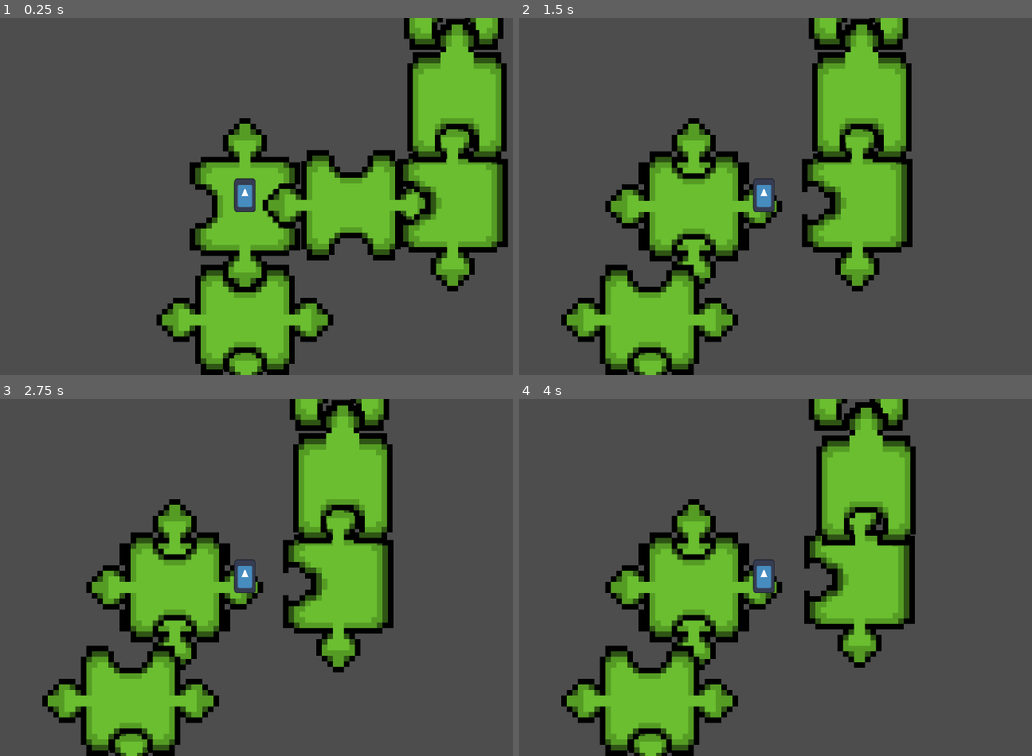
Above: before the commit, frames 1-4 (two rows, left to right).
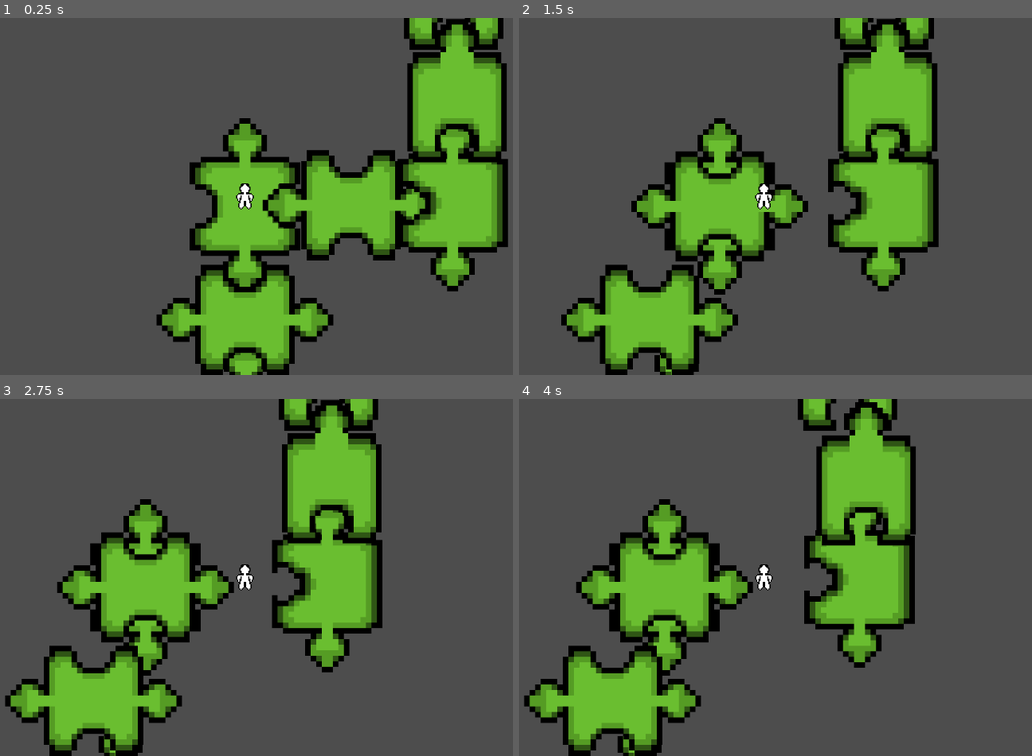
Above: after the commit, the same moments.

Repository: TomasMirandaEros/Juego-Jam
Game: Godot game, scene res://Nivel.tscn
The game is run twice, just before and just after one commit, with the same random seed, the same clock (stepped at 60 frames per second) and the same inputs. The engine's default icon, where the game draws it, is replaced by a stand-in: a white triangle on a blue panel in a dark square.
Inputs (mouse positions are in pixels of both pictures, inside the frame that each line leads up to):
- Up to frame 1 (0.25 s): no input
- Up to frame 2 (1.5 s): tap Enter at 0.5 s; move the mouse to (765, 207) at 0.52 s; hold Right (ui_right) 0.53-1.28 s; click (765, 207) at 0.67 s; move the mouse to (647, 321) at 1.27 s; hold Down (ui_down) from 1.28 s (still down); click (647, 321) at 1.42 s
- Up to frame 3 (2.75 s): tap Space at 2 s; move the mouse to (174, 588) at 2.02 s; release Down (ui_down) at 2.03 s; hold Right (ui_right) from 2.03 s (still down); click (174, 588) at 2.17 s
- Up to frame 4 (4 s): tap Enter at 2.75 s; move the mouse to (857, 584) at 2.77 s; release Right (ui_right) at 2.78 s; hold Up (ui_up) 2.78-3.53 s; click (857, 584) at 2.92 s; tap Space at 3.5 s; move the mouse to (862, 488) at 3.52 s; hold Left (ui_left) from 3.53 s (still down); click (862, 488) at 3.67 s

The runs differ from the first frame. In frame 1, 0.4% of the frame differs, in the area x 45-50%, y 44-55%; in frame 2, 22%; in frame 3, 25%, in the area x 0-77%, y 0-100%; in frame 4, 17%.

Commit message:
0.8

Diff:
--- /dev/null
+++ b/Escenas/Pensamientos/PensamientoPieza 1_B .tscn
@@ -0,0 +1,50 @@
+[gd_scene load_steps=5 format=3 uid="uid://dk37evnwulvyx"]
+
+[ext_resource type="Texture2D" uid="uid://bse28ml4kj6ia" path="res://sprites fichas/ficha 1_B.png" id="1_gb4hk"]
+[ext_resource type="Texture2D" uid="uid://c0dbn6irdbw0p" path="res://sprites fichas/Circulo-1.png" id="2_ywljq"]
+[ext_resource type="Texture2D" uid="uid://cctorr66rhl51" path="res://sprites fichas/Circulo-2.png" id="3_ip5cx"]
+[ext_resource type="Texture2D" uid="uid://boltgjlkyuccr" path="res://sprites fichas/Flor.png" id="4_bkrxg"]
+
+[node name="Control" type="Control"]
+texture_filter = 1
+layout_mode = 3
+anchors_preset = 15
+anchor_right = 1.0
+anchor_bottom = 1.0
+grow_horizontal = 2
+grow_vertical = 2
+
+[node name="TextureRect" type="TextureRect" parent="."]
+modulate = Color(1, 1, 1, 0.505882)
+layout_mode = 0
+offset_left = 109.0
+offset_top = -19.0
+offset_right = 199.0
+offset_bottom = 71.0
+rotation = 1.5708
+texture = ExtResource("1_gb4hk")
+
+[node name="TextureRect2" type="TextureRect" parent="TextureRect"]
+layout_mode = 0
+offset_left = 63.0
+offset_top = 49.0
+offset_right = 103.0
+offset_bottom = 89.0
+texture = ExtResource("2_ywljq")
+
+[node name="TextureRect3" type="TextureRect" parent="TextureRect/TextureRect2"]
+layout_mode = 0
+offset_left = 17.0
+offset_top = -15.0
+offset_right = 57.0
+offset_bottom = 25.0
+texture = ExtResource("3_ip5cx")
+
+[node name="TextureRect" type="TextureRect" parent="TextureRect"]
+layout_mode = 0
+offset_left = 31.0
+offset_top = 62.0
+offset_right = 63.0
+offset_bottom = 94.0
+rotation = -1.5708
+texture = ExtResource("4_bkrxg")
--- a/Escenas/character_body_2d.tscn
+++ b/Escenas/character_body_2d.tscn
@@ -1,20 +1,22 @@
 [gd_scene load_steps=4 format=3 uid="uid://c3x8wjay2v1tm"]
 
 [ext_resource type="Script" path="res://Escenas/character_body_2d.gd" id="1_ekjnj"]
-[ext_resource type="Texture2D" uid="uid://iffbqgghwnin" path="res://Escenas/icon.svg" id="2_cs32j"]
+[ext_resource type="Texture2D" uid="uid://vfdm5k34bf1x" path="res://sprites fichas/PJ-1.png" id="2_l5wao"]
 
 [sub_resource type="CapsuleShape2D" id="CapsuleShape2D_b77hp"]
+radius = 5.0
+height = 10.0
 
 [node name="CharacterBody2D" type="CharacterBody2D"]
 script = ExtResource("1_ekjnj")
 
 [node name="CollisionShape2D" type="CollisionShape2D" parent="."]
+position = Vector2(0, 8)
 shape = SubResource("CapsuleShape2D_b77hp")
 
 [node name="Sprite2D" type="Sprite2D" parent="."]
 position = Vector2(0, -1)
-scale = Vector2(0.152344, 0.238281)
-texture = ExtResource("2_cs32j")
+texture = ExtResource("2_l5wao")
 
 [node name="Camera2D" type="Camera2D" parent="."]
 zoom = Vector2(2, 2)
--- a/Escenas/pieza_1.tscn
+++ b/Escenas/pieza_1.tscn
@@ -1,6 +1,6 @@
 [gd_scene load_steps=3 format=3 uid="uid://be0815nct7g1n"]
 
-[ext_resource type="Script" path="res://Escenas/pieza.gd" id="1_hp3bq"]
+[ext_resource type="Script" path="res://sprites fichas/pieza.gd" id="1_hp3bq"]
 [ext_resource type="Texture2D" uid="uid://bjn46me1qlfmc" path="res://sprites fichas/ficha1.png" id="1_vhyjg"]
 
 [node name="Pieza Padre" type="Node2D" groups=["GrupoDePiezas"]]
--- a/Escenas/pieza_2.tscn
+++ b/Escenas/pieza_2.tscn
@@ -1,6 +1,6 @@
 [gd_scene load_steps=3 format=3 uid="uid://cu83tbuwxf65s"]
 
-[ext_resource type="Script" path="res://Escenas/pieza.gd" id="1_3qlyb"]
+[ext_resource type="Script" path="res://sprites fichas/pieza.gd" id="1_3qlyb"]
 [ext_resource type="Texture2D" uid="uid://ctepsuyf7s7re" path="res://sprites fichas/ficha 2.png" id="2_iuue8"]
 
 [node name="Pieza Padre" type="Node2D" groups=["GrupoDePiezas"]]
--- a/Escenas/pieza_3.tscn
+++ b/Escenas/pieza_3.tscn
@@ -1,6 +1,6 @@
 [gd_scene load_steps=3 format=3 uid="uid://hciydides53d"]
 
-[ext_resource type="Script" path="res://Escenas/pieza.gd" id="1_no2h3"]
+[ext_resource type="Script" path="res://sprites fichas/pieza.gd" id="1_no2h3"]
 [ext_resource type="Texture2D" uid="uid://bi0ynvu3ehlbp" path="res://sprites fichas/ficha3.png" id="2_ivj3v"]
 
 [node name="Pieza Padre" type="Node2D" groups=["GrupoDePiezas"]]
--- a/Escenas/pieza_4.tscn
+++ b/Escenas/pieza_4.tscn
@@ -1,6 +1,6 @@
 [gd_scene load_steps=3 format=3 uid="uid://b12cggxbgefv3"]
 
-[ext_resource type="Script" path="res://Escenas/pieza.gd" id="1_pvtu8"]
+[ext_resource type="Script" path="res://sprites fichas/pieza.gd" id="1_pvtu8"]
 [ext_resource type="Texture2D" uid="uid://y1nglmc4u1om" path="res://sprites fichas/ficha4.png" id="2_cjrgj"]
 
 [node name="Pieza Padre" type="Node2D" groups=["GrupoDePiezas"]]
--- a/Escenas/pieza_5.tscn
+++ b/Escenas/pieza_5.tscn
@@ -1,6 +1,6 @@
 [gd_scene load_steps=3 format=3 uid="uid://dmjgrj6s4mwpx"]
 
-[ext_resource type="Script" path="res://Escenas/pieza.gd" id="1_6n14n"]
+[ext_resource type="Script" path="res://sprites fichas/pieza.gd" id="1_6n14n"]
 [ext_resource type="Texture2D" uid="uid://fbn0toktwjpk" path="res://sprites fichas/pieza 5.png" id="2_dpovv"]
 
 [node name="Pieza Padre" type="Node2D" groups=["GrupoDePiezas"]]
--- a/Escenas/pieza_6.tscn
+++ b/Escenas/pieza_6.tscn
@@ -1,6 +1,6 @@
 [gd_scene load_steps=3 format=3 uid="uid://cl77e5qwp3akt"]
 
-[ext_resource type="Script" path="res://Escenas/pieza.gd" id="1_5jwy5"]
+[ext_resource type="Script" path="res://sprites fichas/pieza.gd" id="1_5jwy5"]
 [ext_resource type="Texture2D" uid="uid://cu07h6y2402d1" path="res://sprites fichas/ficha6.png" id="2_ro0vh"]
 
 [node name="Pieza Padre" type="Node2D" groups=["GrupoDePiezas"]]
--- a/Escenas/pieza_7.tscn
+++ b/Escenas/pieza_7.tscn
@@ -1,6 +1,6 @@
 [gd_scene load_steps=3 format=3 uid="uid://bb0sdjmxfnolr"]
 
-[ext_resource type="Script" path="res://Escenas/pieza.gd" id="1_p4umw"]
+[ext_resource type="Script" path="res://sprites fichas/pieza.gd" id="1_p4umw"]
 [ext_resource type="Texture2D" uid="uid://dusaxmh1lmb2m" path="res://sprites fichas/ficha7.png" id="2_2x366"]
 
 [node name="Pieza Padre" type="Node2D" groups=["GrupoDePiezas"]]
--- a/Escenas/pieza_8.tscn
+++ b/Escenas/pieza_8.tscn
@@ -1,6 +1,6 @@
 [gd_scene load_steps=3 format=3 uid="uid://bsdmeg3jkyqnm"]
 
-[ext_resource type="Script" path="res://Escenas/pieza.gd" id="1_ym5ut"]
+[ext_resource type="Script" path="res://sprites fichas/pieza.gd" id="1_ym5ut"]
 [ext_resource type="Texture2D" uid="uid://gadfnmlkvle6" path="res://sprites fichas/pieza 8.png" id="2_5dr2r"]
 
 [node name="Pieza Padre" type="Node2D" groups=["GrupoDePiezas"]]
--- a/Escenas/pieza_9.tscn
+++ b/Escenas/pieza_9.tscn
@@ -1,6 +1,6 @@
 [gd_scene load_steps=3 format=3 uid="uid://dhrbdp0du121p"]
 
-[ext_resource type="Script" path="res://Escenas/pieza.gd" id="1_faav4"]
+[ext_resource type="Script" path="res://sprites fichas/pieza.gd" id="1_faav4"]
 [ext_resource type="Texture2D" uid="uid://bgf85dr23wuyd" path="res://sprites fichas/ficha9.png" id="2_ukyb6"]
 
 [node name="Pieza Padre" type="Node2D" groups=["GrupoDePiezas"]]
Binary file added: sprites fichas/Circulo-1.png
Not shown, added: sprites fichas/Circulo-1.png.import
Binary file added: sprites fichas/Circulo-2.png
Not shown, added: sprites fichas/Circulo-2.png.import
Binary file added: sprites fichas/Ficha_1_B.png
Not shown, added: sprites fichas/Ficha_1_B.png.import
Binary file added: sprites fichas/Flor.png
Not shown, added: sprites fichas/Flor.png.import
Binary file added: sprites fichas/Hacha.png
Not shown, added: sprites fichas/Hacha.png.import
Binary file added: sprites fichas/PJ-1.png
Not shown, added: sprites fichas/PJ-1.png.import
(and 25 more such lines)
